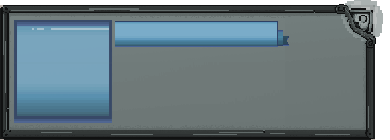
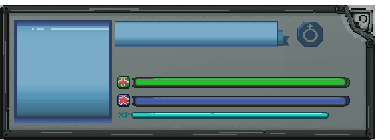
Comparing the layer stacks of the two 390×140 images. Changes:
added group "hpbar" with 10 layers in group "BASE" over left=134, top=77, right=347, bottom=88
added group "alpha" (1st of 2, in "BASE" › "hpbar") (35%) with 7 layers in group "hpbar" over left=137, top=78, right=342, bottom=85
added layer "alpha1" (1st of 2, in "BASE" › "hpbar" › "alpha") in group "alpha" over left=139, top=84, right=342, bottom=85
added layer "alpha2" (1st of 2, in "BASE" › "hpbar" › "alpha") in group "alpha" over left=154, top=78, right=338, bottom=80
added layer "alpha3" (1st of 2, in "BASE" › "hpbar" › "alpha") in group "alpha" over left=152, top=80, right=339, bottom=81
added layer "base" (1st of 2, in "BASE" › "hpbar") in group "hpbar" over left=134, top=77, right=347, bottom=88
added layer "bg" (1st of 3, in "BASE" › "hpbar") in group "hpbar" over left=136, top=78, right=345, bottom=87
added group "mpbar" with 10 layers in group "BASE" over left=134, top=96, right=347, bottom=107
added group "alpha" (2nd of 2, in "BASE" › "mpbar") (35%) with 7 layers in group "mpbar" over left=137, top=97, right=342, bottom=104
added layer "alpha1" (2nd of 2, in "BASE" › "mpbar" › "alpha") in group "alpha" over left=139, top=103, right=342, bottom=104
added layer "alpha2" (2nd of 2, in "BASE" › "mpbar" › "alpha") in group "alpha" over left=154, top=97, right=338, bottom=99
added layer "alpha3" (2nd of 2, in "BASE" › "mpbar" › "alpha") in group "alpha" over left=152, top=99, right=339, bottom=100
added layer "base" (2nd of 2, in "BASE" › "mpbar") in group "mpbar" over left=134, top=96, right=347, bottom=107
added layer "bg" (2nd of 3, in "BASE" › "mpbar") in group "mpbar" over left=136, top=97, right=345, bottom=106
added layer "gender" in group "BASE" over left=297, top=22, right=323, bottom=47
hid "bg" (3rd of 3, in "BASE") over left=14, top=0, right=383, bottom=123
